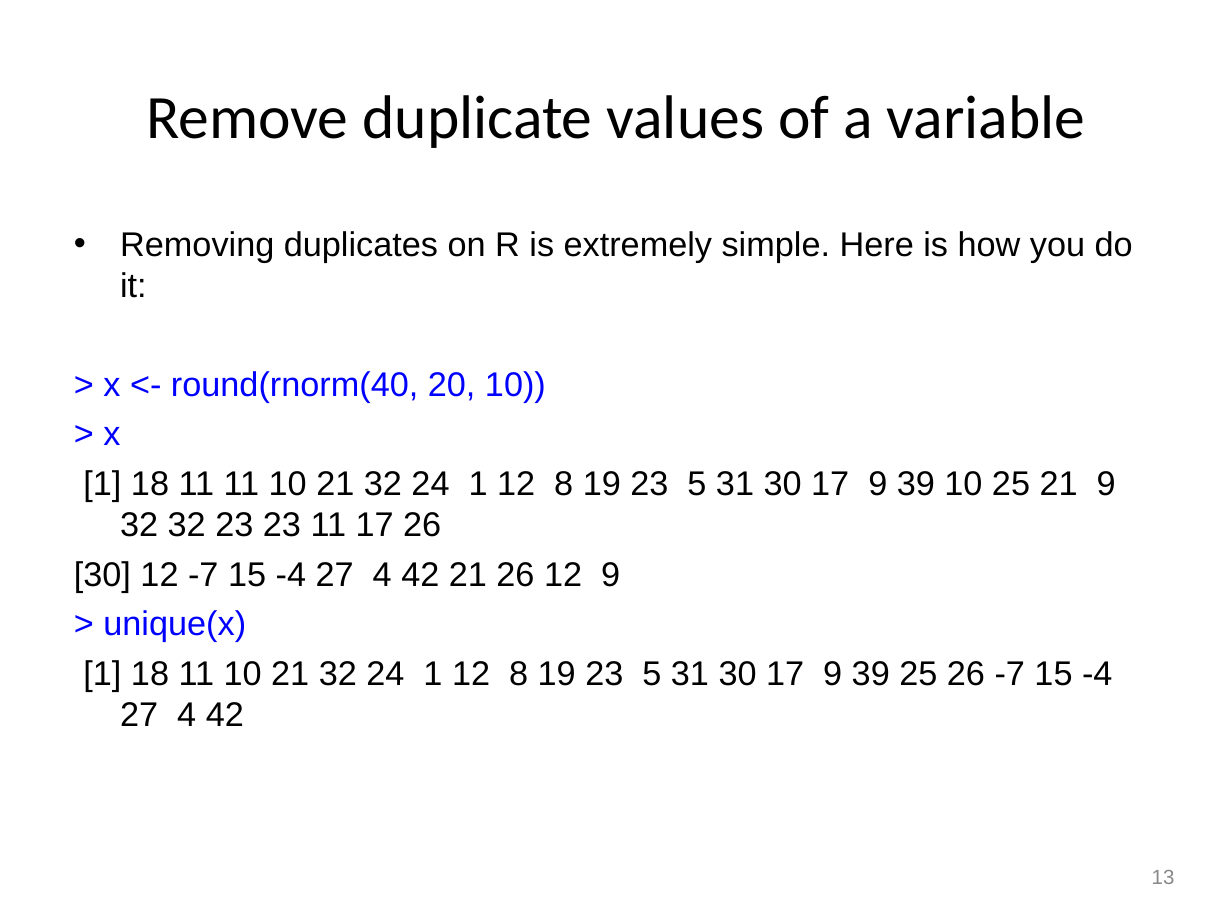
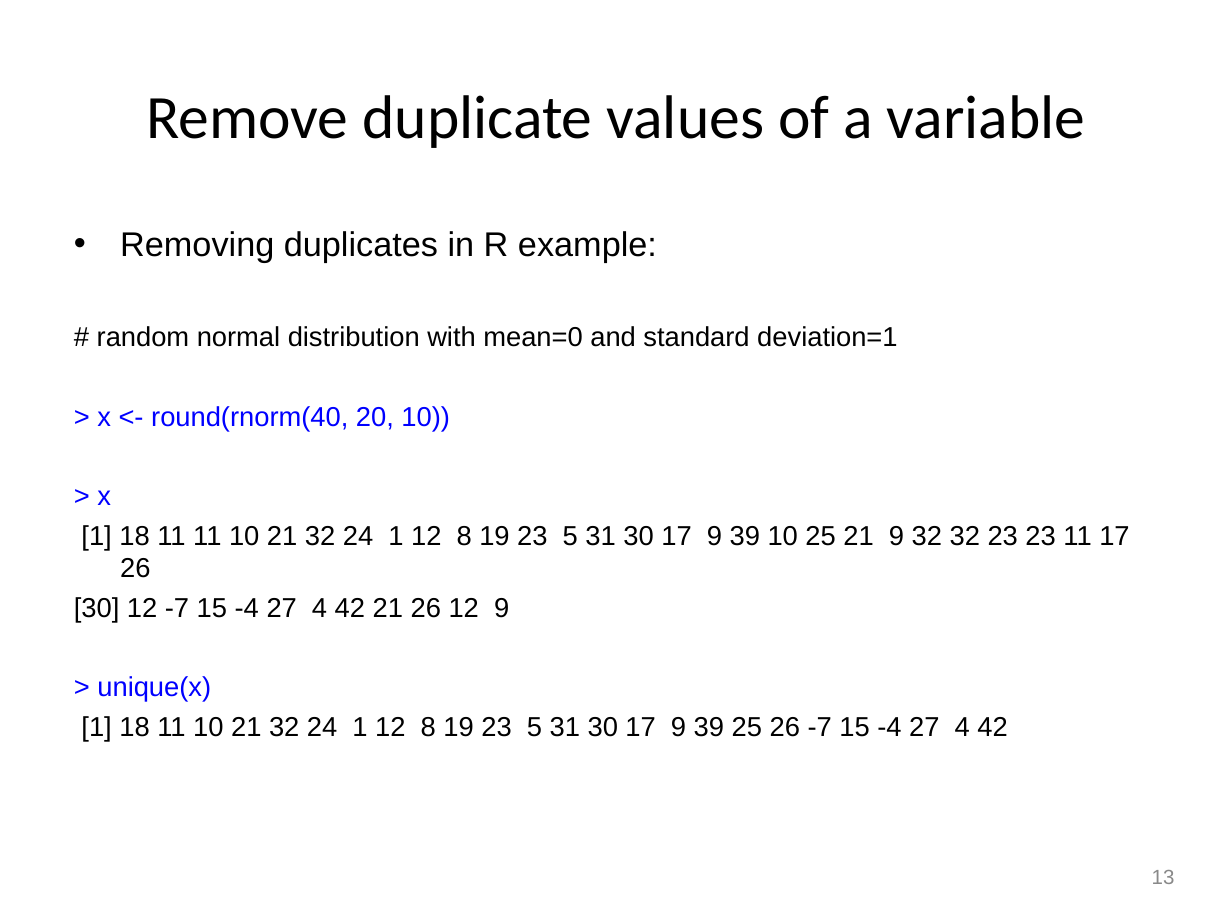
Before and after one commit to perrajuv/Data_Analysis_in_R, a slide deck: slide 13 of R_Tutorial/presentation/R_Tutorial.ppt. Drawn at 1232x924 pixels with LibreOffice and Linux fonts; fonts in the diff are those of the drawing; background and template pictures are left out. Boxes give left, top, right and bottom in pixels: in the first picture for what was removed or moved away, otherwise in the second. Text is boxed around its words. In the diff, an @@ line names an element or a change of style, - is before the commit and + after.

```diff
--- a/R_Tutorial/presentation/R_Tutorial.ppt
+++ b/R_Tutorial/presentation/R_Tutorial.ppt
@@ text at bbox=[97, 231, 897, 347]: text changed; size 20 to 16 pt @@
-• Removing duplicates on R is extremely simple. Here is how you do it:
+• Removing duplicates in R example:
+# random normal distribution with mean=0 and standard deviation=1
@@ text at bbox=[74, 406, 1129, 742]: size 20 to 16 pt in "> x <- round(rnorm(40, 20, 10))", "> x", "[1] 18 11 11 10 21 32 ...", "[30] 12 -7 15 -4 27 4 ..." and 2 more places; less space between paragraphs @@
```
Also in this commit, not shown: 8 other slides changed, 20 other files.
